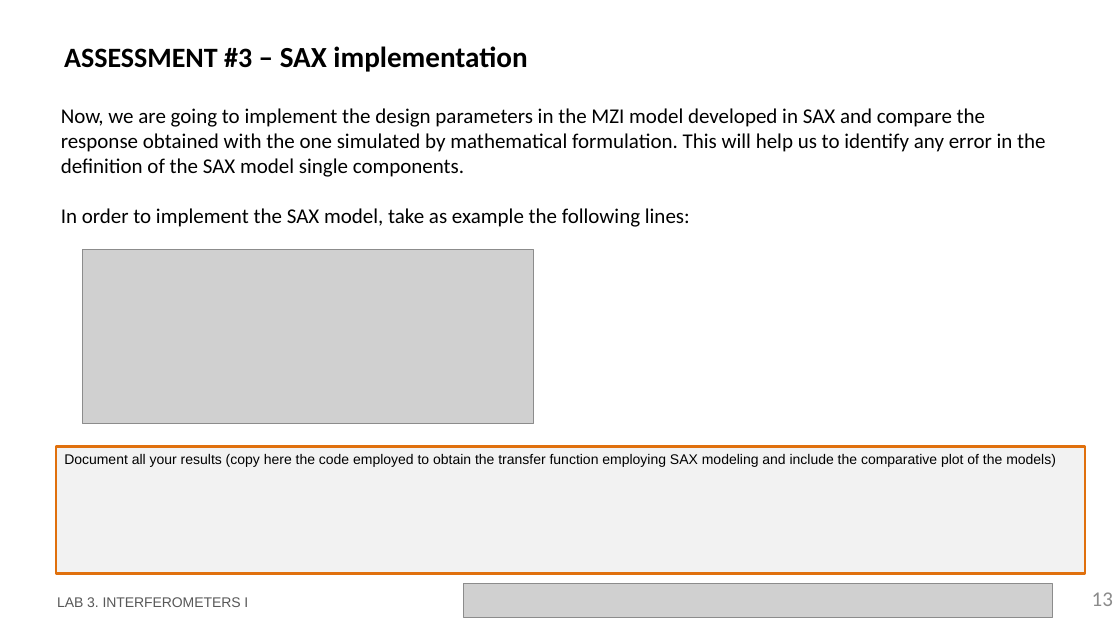
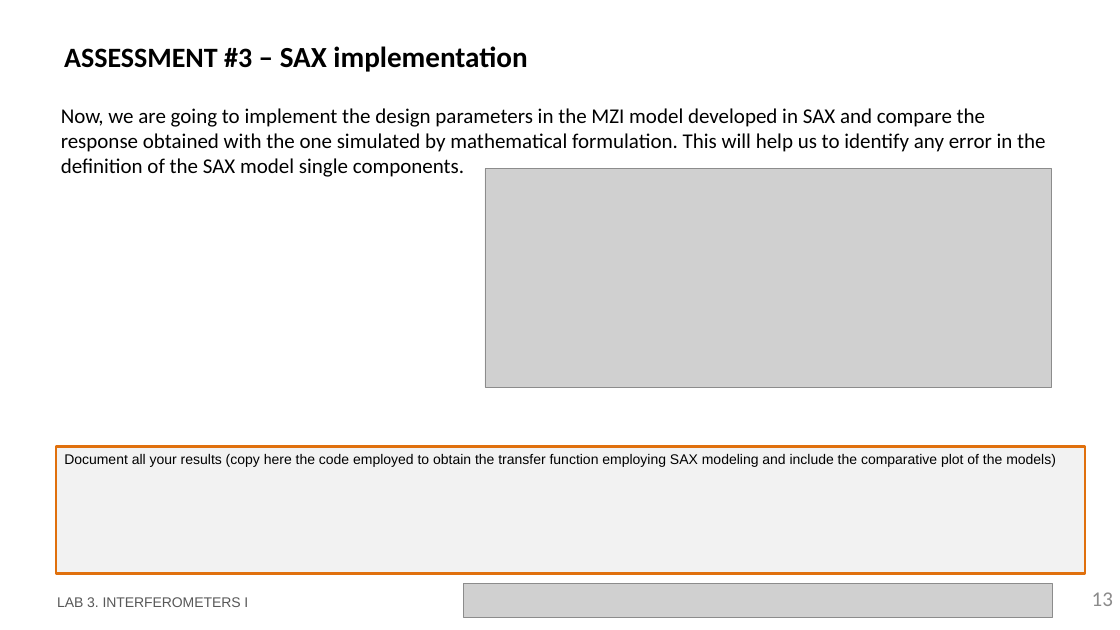
Before and after one commit to DBAEASE/pic-upv-lab3, a slide deck: slide 13 of LabBook_3.pptx. Drawn at 1120x630 pixels with LibreOffice and Linux fonts; fonts in the diff are those of the drawing; grey boxes stand for pictures; background and template pictures are left out. Boxes give left, top, right and bottom in pixels: in the first picture for what was removed or moved away, otherwise in the second. Text is boxed around its words. In the diff, an @@ line names an element or a change of style, - is before the commit and + after.

```diff
--- a/LabBook_3.pptx
+++ b/LabBook_3.pptx
@@ picture: place and size @@
-picture at (82, 250, 534, 423)
+picture at (485, 169, 1052, 387)
@@ text at (61, 208, 690, 227): paragraph removed @@
-In order to implement the SAX model, take as example the following lines:
```
Also in this commit, not shown: 12 other slides changed, 1 slide added, 1 other file.
